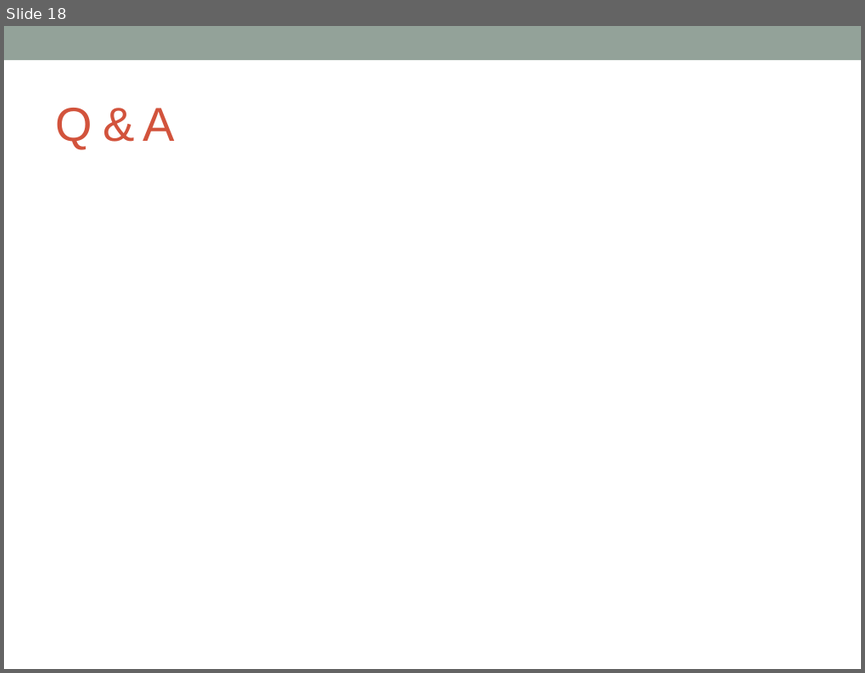
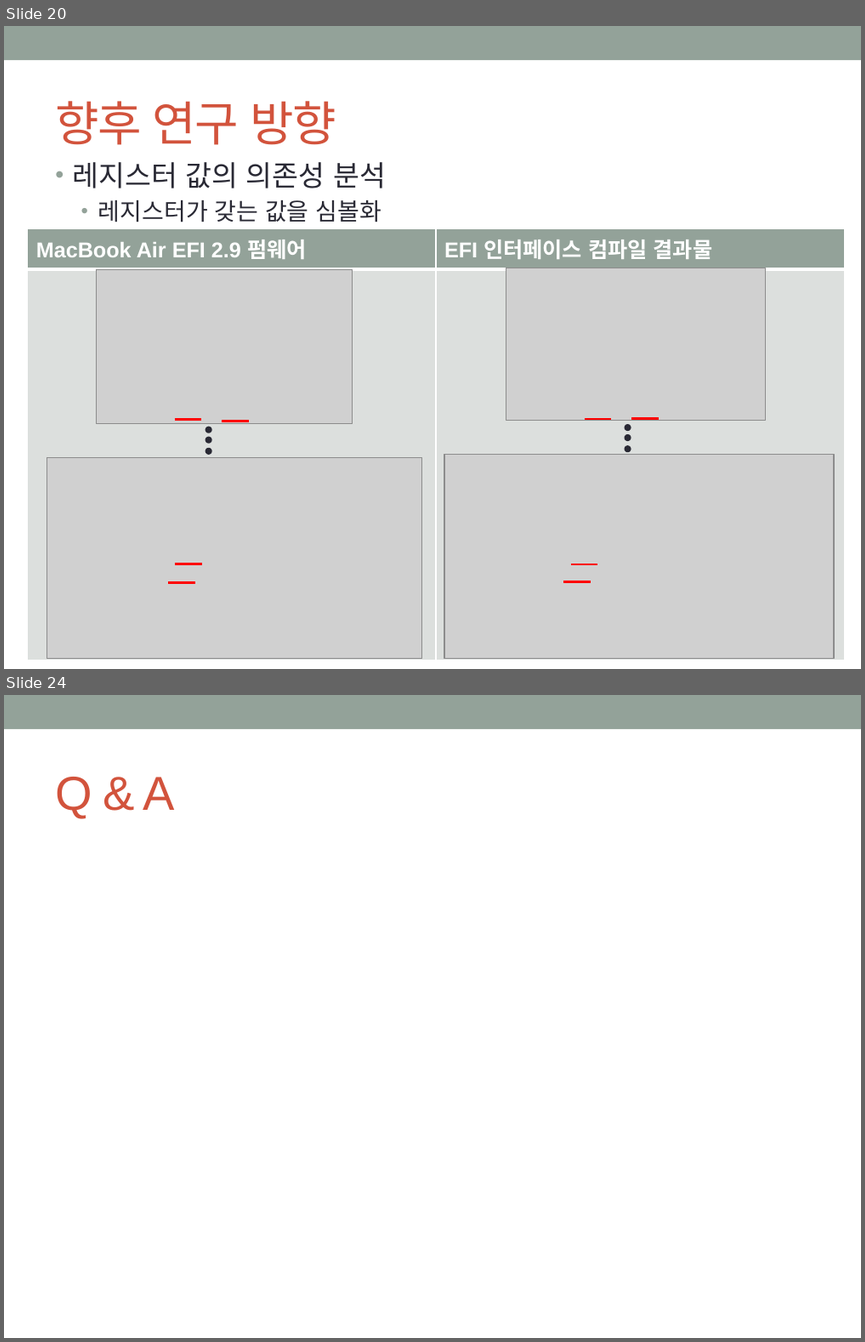
Before and after one commit to godthem90/Mac_Security_S4, a slide deck: 맥 중간발표.pptx. Shown one above the other, each under a label of ours: slide 18 before the commit, slides 20 and 24 after it; the slides between them are not shown. The pictures are 865x673 and 865x1342 pixels, drawn with LibreOffice and Linux fonts; fonts in the diff are those of the drawing; grey boxes stand for pictures. Boxes give left, top, right and bottom in pixels: in the first picture for what was removed or moved away, otherwise in the second. Text is boxed around its words. In the diff, an @@ line names an element or a change of style, - is before the commit and + after.

```diff
--- a/맥 중간발표.pptx
+++ b/맥 중간발표.pptx
@@ slide 20 added at [4, 26, 861, 669], background #FFFFFF; not listed: 1 template element that a slide beside it also shows @@
@@ title added at [55, 101, 336, 145], 40 pt, text #D2533C @@
+향후 연구 방향
@@ text added at [73, 162, 386, 222], 20 pt, text #292934 @@
+• 레지스터 값의 의존성 분석
+  • 레지스터가 갖는 값을 심볼화
@@ table added at [28, 229, 844, 660], 2 rows, 2 columns @@
+MacBook Air EFI 2.9 펌웨어 | EFI 인터페이스 컴파일 결과물
+ | 
@@ picture added at [96, 269, 352, 423] @@
@@ picture added at [506, 267, 766, 420] @@
@@ line added from (175, 420) to (201, 420), #FF0000 2 pt @@
@@ ellipse added at [206, 427, 211, 431], fill #292934, outline #292934 2.08 pt @@
@@ line added from (222, 421) to (249, 421), #FF0000 2 pt @@
@@ line added from (584, 419) to (612, 419), #FF0000 2 pt @@
@@ ellipse added at [625, 426, 630, 430], fill #292934, outline #292934 2.08 pt @@
@@ line added from (631, 419) to (658, 419), #FF0000 2 pt @@
@@ picture added at [46, 458, 422, 658] @@
@@ ellipse added at [206, 437, 211, 442], fill #292934, outline #292934 2.08 pt @@
@@ ellipse added at [206, 448, 211, 453], fill #292934, outline #292934 2.08 pt @@
@@ picture added at [444, 454, 834, 658] @@
@@ ellipse added at [625, 436, 630, 440], fill #292934, outline #292934 2.08 pt @@
@@ ellipse added at [625, 447, 630, 451], fill #292934, outline #292934 2.08 pt @@
@@ line added from (169, 582) to (195, 582), #FF0000 2 pt @@
@@ line added from (175, 564) to (202, 564), #FF0000 2 pt @@
@@ line added from (563, 581) to (590, 581), #FF0000 2 pt @@
@@ line added from (570, 564) to (598, 564), #FF0000 2 pt @@
@@ what was slide 18 is now slide 24 @@
```
Also in this commit, not shown: 14 slides changed, 5 other slides added.
